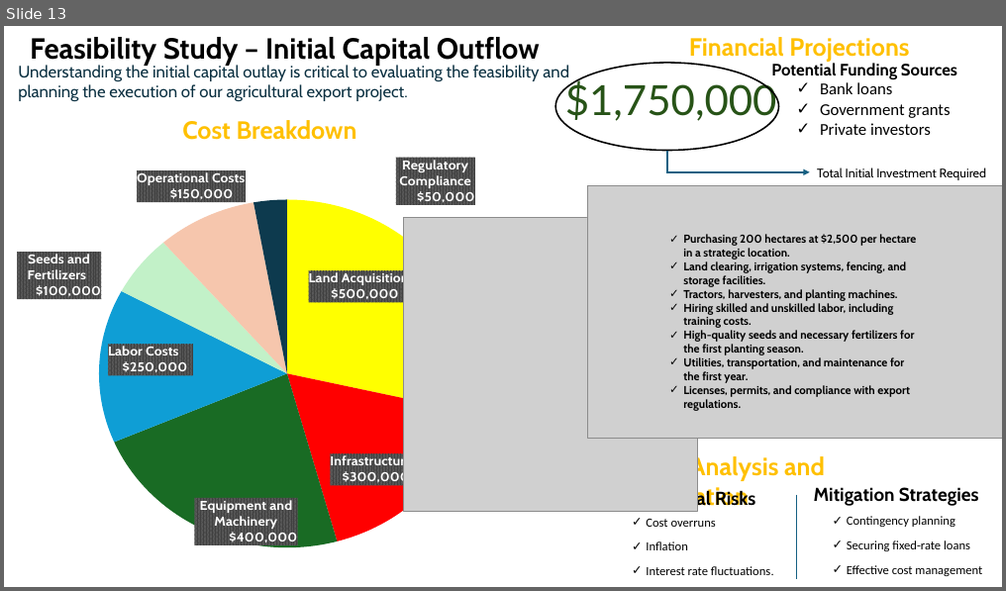
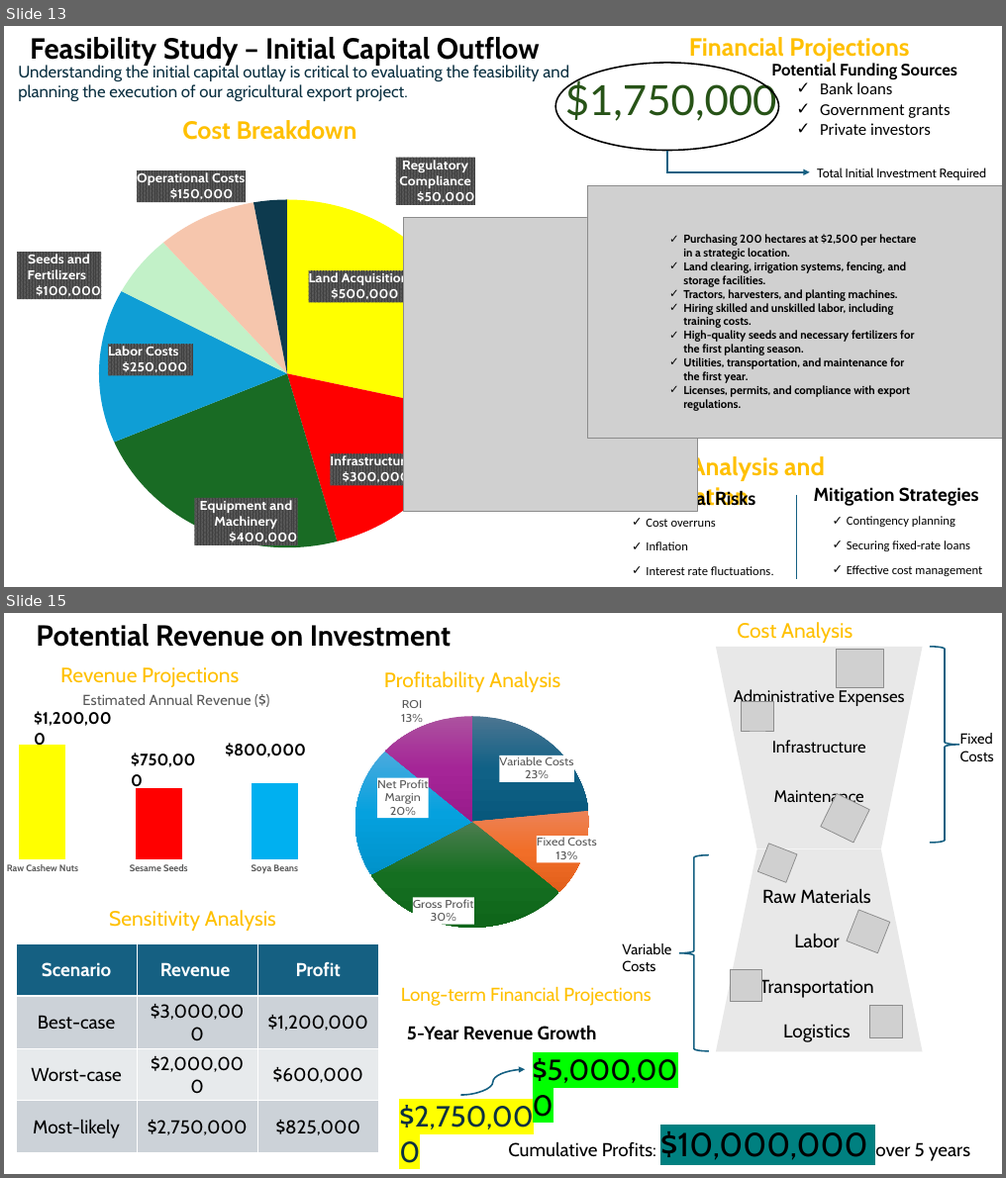
Before and after one commit to Gbekoilias/SustainableBusinessExpansion, a slide deck: Diversification Strategy for Government Construction.pptx. Shown one above the other, each under a label of ours: slide 13 before the commit, slides 13 and 15 after it; the slides between them are not shown. The pictures are 1006x591 and 1006x1178 pixels, drawn with LibreOffice and Linux fonts; fonts in the diff are those of the drawing; grey boxes stand for pictures. Boxes give left, top, right and bottom in pixels: in the first picture for what was removed or moved away, otherwise in the second. Text is boxed around its words. In the diff, an @@ line names an element or a change of style, - is before the commit and + after.

```diff
--- a/Diversification Strategy for Government Construction.pptx
+++ b/Diversification Strategy for Government Construction.pptx
@@ slide 15 added at (4, 613, 1002, 1174), background #FFFFFF @@
@@ text added at (36, 624, 450, 647), 28 pt, text #000000, bold @@
+Potential Revenue on Investment
@@ text added at (737, 622, 852, 643), 20 pt, text #FFC000 @@
+Cost Analysis
@@ text added at (60, 667, 239, 687), 20 pt, text #FFC000 @@
+Revenue Projections
@@ text added at (384, 671, 560, 692), 20 pt, text #FFC000 @@
+Profitability Analysis
@@ pie chart added at (281, 694, 655, 958) @@
+categories: Variable Costs, Fixed Costs, Gross Profit, Net Profit Margin, ROI
+Series 1: 23, 13, 30, 20, 13
@@ text added at (109, 910, 276, 931), 20 pt, text #FFC000 @@
+Sensitivity Analysis
@@ table added at (16, 944, 380, 1154), 4 rows, 3 columns @@
+Scenario | Revenue | Profit
+Best-case | $3,000,000 | $1,200,000
+Worst-case | $2,000,000 | $600,000
+Most-likely | $2,750,000 | $825,000
@@ text added at (401, 986, 650, 1006), 18 pt, text #FFC000 @@
+Long-term Financial Projections
@@ group added at (4, 687, 368, 1136): 3 texts, 1 column stacked chart @@
+title "Estimated Annual Revenue ($) "
+categories: Raw Cashew Nuts, Sesame Seeds, Soya Beans
+Series 1: 100, 62, 67
+$800,000
+$750,000
+$1,200,000
@@ text added at (407, 1025, 597, 1041), 18 pt, text #000000, bold @@
+5-Year Revenue Growth
@@ group added at (622, 647, 994, 1052): 7 pictures, 4 texts, 2 flow chart manual operations, 2 right braces @@
+Fixed
+Costs
+Variable
+Costs
+Raw Materials
+Labor
+Transportation
+Logistics
+Administrative Expenses
+Infrastructure
+Maintenance
@@ curved arrow added from (460, 1095) to (525, 1069), #156082 1.5 pt @@
@@ text added at (533, 1059, 867, 1160), 28 pt, text #000000 @@
+$5,000,000
@@ text added at (399, 1102, 867, 1160), 28 pt, text #0B3041 @@
+$2,750,000
@@ text added at (508, 1132, 970, 1161), 18 pt, text #000000 @@
+Cumulative Profits: $10,000,000 over 5 years
```
Also in this commit, not shown: 1 slide changed, 8 other slides added, 16 other files.
